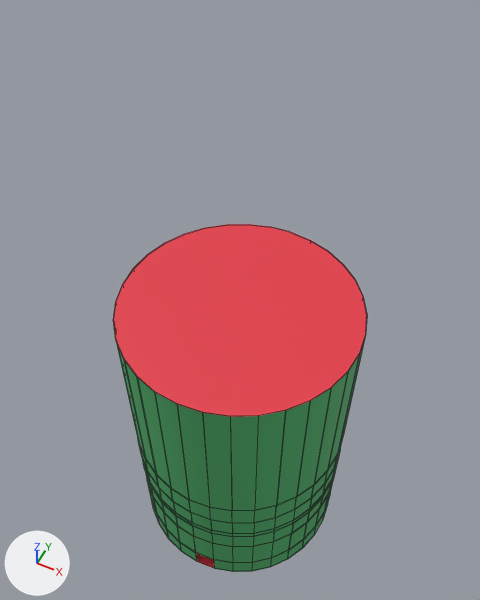
The FBX model RMIT_CPS/Assets/3D_Assets/Museum/Museum_Shell_Main.fbx as it was, and as the next commit left it.
Before and after are seen from a 50 mm lens placed at (31.2, -62.5, 139.7), pointed at (-3.1, 6.0, 54.0). Every picture has the same lights, and +X, +Y and +Z are marked at lower left. Mesh edges are drawn as thin lines. Where no turn or scale is listed for an object, it has been applied to the vertices.

Before the edit, the objects in view are built like this:
```python
me_museum_shell_main_mesh_001 = bpy.data.meshes.new('Museum_Shell_Main_Mesh.001')
me_museum_shell_main_mesh_001.from_pydata(...)  # 512 vertices, 458 faces; spans x -20.1..20.1, y -20.1..20.1, z -0.1..59.6
# faces by material slot: [5, 422, 31]
me_museum_shell_main_mesh_001.materials.append(mat_mat_museum_ground)  # red #e43948
me_museum_shell_main_mesh_001.materials.append(mat_mat_museum_wall)  # green #4eb16c
me_museum_shell_main_mesh_001.materials.append(mat_mat_museum_mirror)  # black #000000
ob_museum_shell_main = bpy.data.objects.new('Museum_Shell_Main', me_museum_shell_main_mesh_001)
ob_museum_shell_main.location = (0.0, 0.0, 0.0)
```
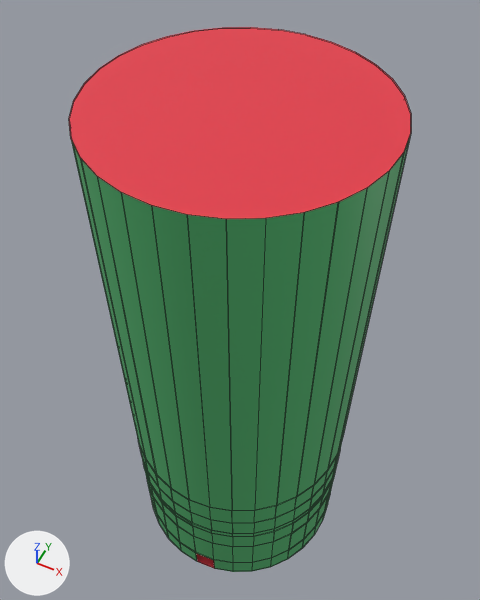
Boxes (x1, y1, x2, y2) around the edits, measured in the pictures (480 x 600 px; the box of a moved part takes in the faces that stretch with it):
```json
{"object": "Museum_Shell_Main", "change": "reshaped", "before": [113, 224, 367, 572], "after": [69, 27, 411, 572], "on screen": "35% wider, 56% taller"}
{"part": 1, "of": "me_museum_shell_main_mesh_001", "change": "moved or reshaped", "before": [113, 224, 367, 500], "after": [69, 27, 411, 500]}
```

Edits to the scene script, one JSON object a line:
```json
{"block": "me_museum_shell_main_mesh_001", "where": "me_museum_shell_main_mesh_001.from_pydata(...)  # 512 vertices, 458 faces; spans x -20.1..20.1, y -20.1..20.1, z -0.1..59.6"}
{"block": "me_museum_shell_main_mesh_001", "where": "# used by ob_museum_shell_main; location = (0.0, 0.0, 0.0)"}
{"block": "me_museum_shell_main_mesh_001", "change": "me_museum_shell_main_mesh_001 part 1: all 64 vertices in x -20.1..20.1, y -20.1..20.1, z 59.5..59.6 are moved by (0.0, 0.0, 36.4)"}
```
